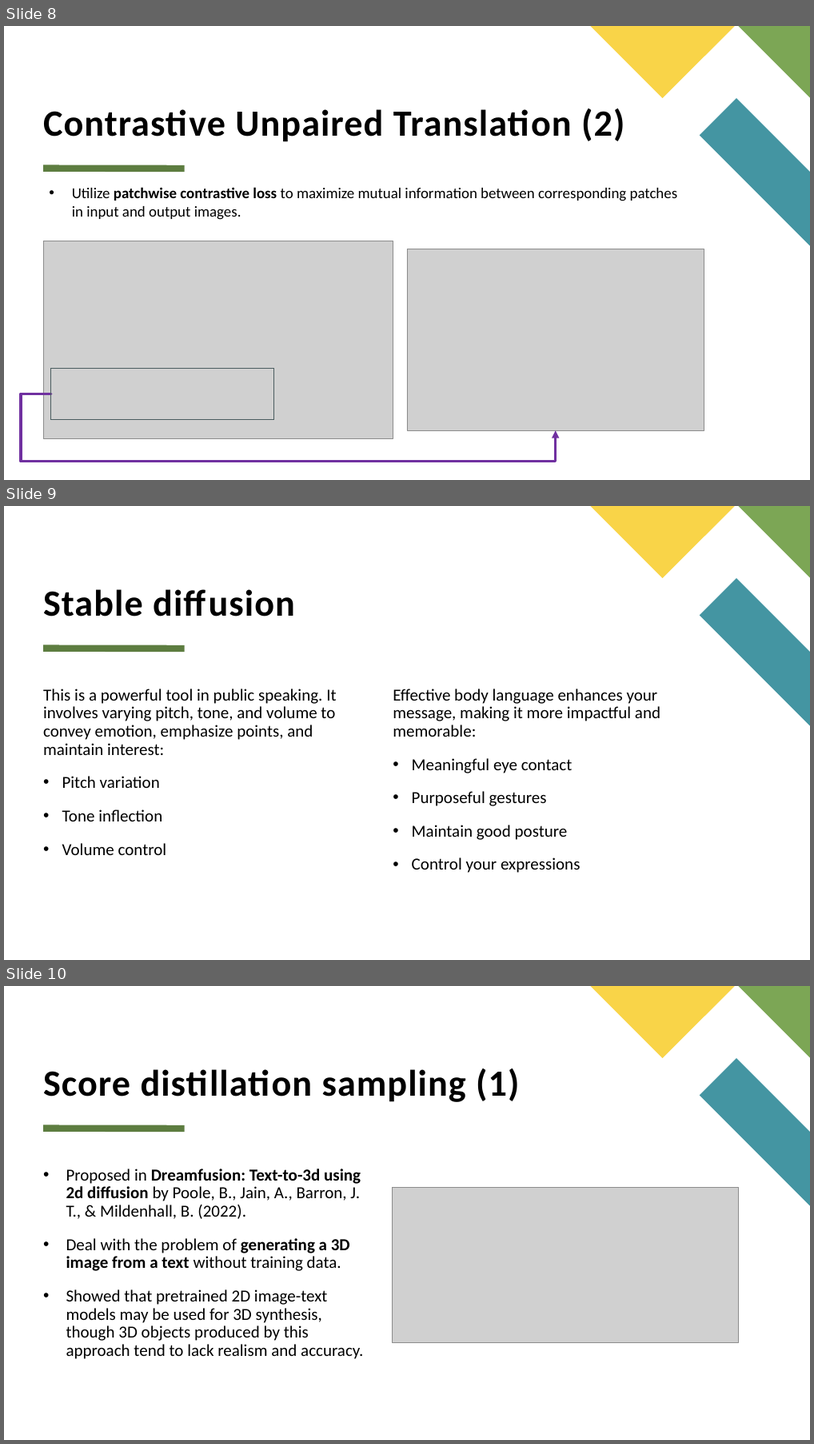
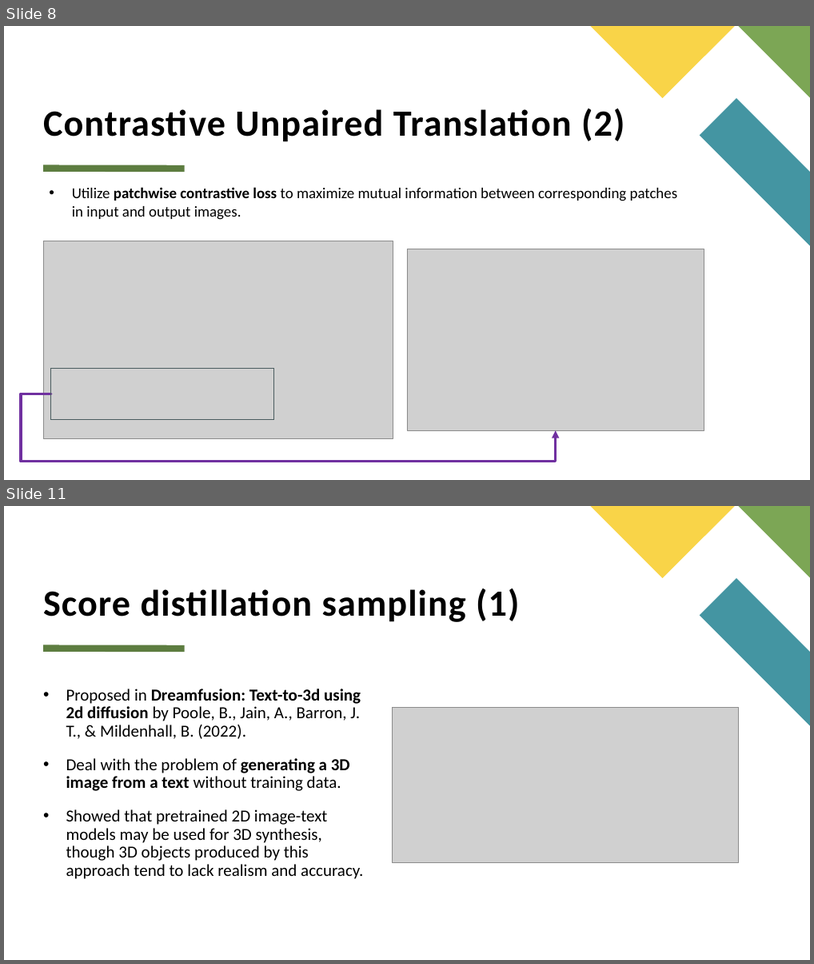
Before and after one commit to Anh26535D/cpp, a slide deck: report_computer_vision.pptx. Shown one above the other, each under a label of ours: slides 8, 9 and 10 before the commit, slides 8 and 11 after it; the slides between them are not shown. The pictures are 814x1444 and 814x964 pixels, drawn with LibreOffice and Linux fonts; fonts in the diff are those of the drawing; grey boxes stand for pictures. Boxes give left, top, right and bottom in pixels: in the first picture for what was removed or moved away, otherwise in the second. Text is boxed around its words. In the diff, an @@ line names an element or a change of style, - is before the commit and + after.

```diff
--- a/report_computer_vision.pptx
+++ b/report_computer_vision.pptx
@@ slide 9 removed at [4,506,810,960], background #FFFFFF; not listed: 4 template elements that a slide beside it also shows @@
@@ title removed at [43,589,295,616] @@
-Stable diffusion
@@ text removed at [43,688,336,855] @@
-This is a powerful tool in public speaking. It involves varying pitch, tone, and volume to convey emotion, emphasize points, and maintain interest:
-  • Pitch variation
-  • Tone inflection
-  • Volume control
@@ text removed at [393,688,661,872] @@
-Effective body language enhances your message, making it more impactful and memorable:
-  • Meaningful eye contact
-  • Purposeful gestures
-  • Maintain good posture
-  • Control your expressions
@@ what was slide 10 is now slide 11 @@
```
Also in this commit, not shown: 1 slide changed, 3 slides added, 1 other file.
